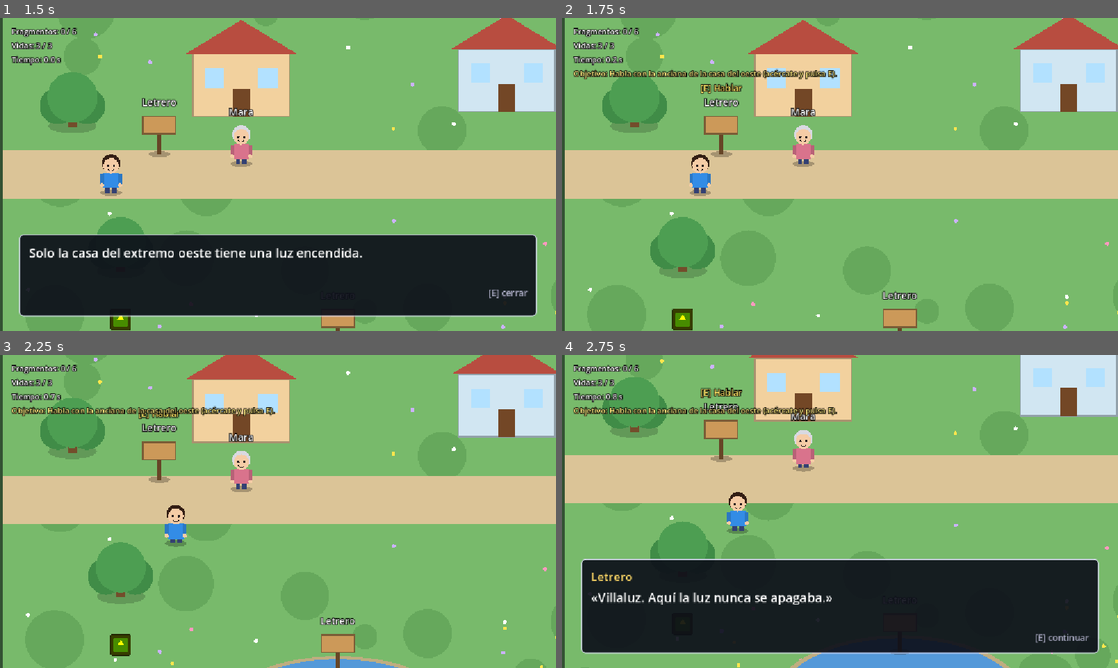
Above: before the commit, frames 1-4 (two rows, left to right).
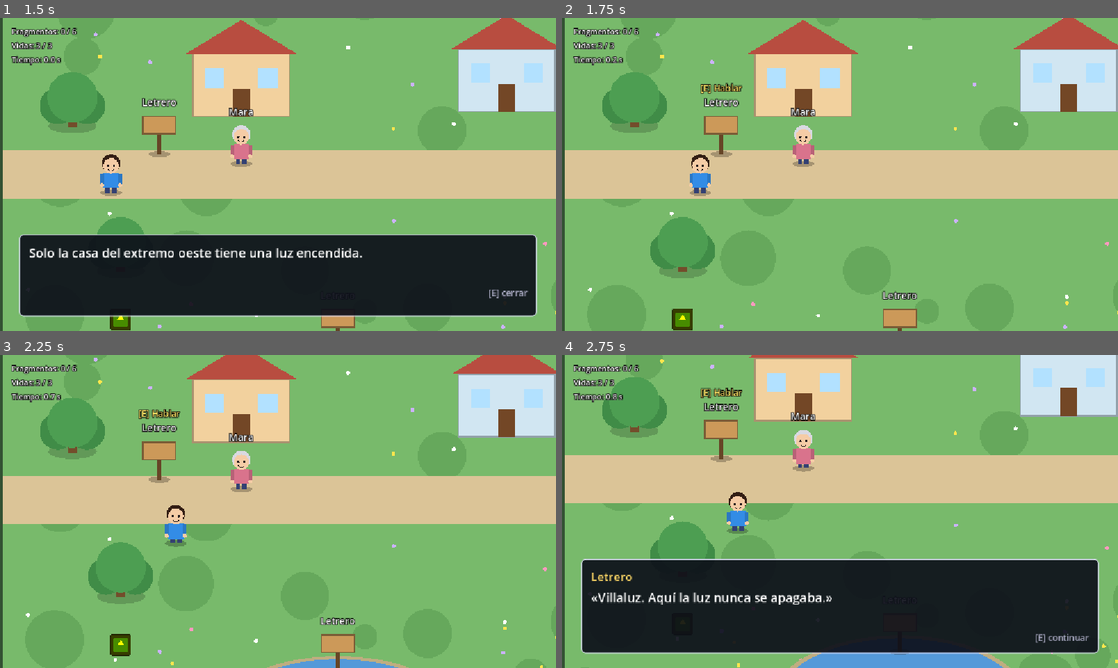
Above: after the commit, the same moments.

Repository: JJRO451/errant
Game: Godot game, scene res://scenes/main_menu.tscn
Same seed, same stepped clock (60 frames per second), same inputs: the game is played once before the commit and once after it. The engine's default icon, where the game draws it, is replaced by a stand-in: a white triangle on a blue panel in a dark square.
Inputs (mouse positions are in pixels of both pictures, inside the frame that each line leads up to):
- Up to frame 1 (1.5 s): click "Jugar" at 0.5 s; tap Enter (ui_accept) at 1.25 s; move the mouse to (400, 158) at 1.27 s; hold D (move_right) from 1.28 s (still down); hold E (interact) from 1.28 s (still down); click (400, 158) at 1.42 s
- Up to frame 2 (1.75 s): keep holding D (move_right); keep holding E (interact); tap Enter (ui_accept) at 1.52, 1.55 s
- Up to frame 3 (2.25 s): tap Enter (ui_accept) at 1.82, 2.1 s; move the mouse to (166, 527) at 2.02 s; release D (move_right) at 2.03 s; release E (interact) at 2.03 s; hold S (move_down) from 2.03 s (still down)
- Up to frame 4 (2.75 s): keep holding S (move_down); tap Enter (ui_accept) at 2.27, 2.57 s; tap E (interact) at 2.3 s

Frame 1 is identical in both runs. In frame 2, 0.9% of the frame differs, in the area x 2-50%, y 16-20%; in frame 3, 0.9%; in frame 4, 0.9%.
Error after the commit: Invalid assignment of property or key 'visible' with value of type 'bool' on a base object of type 'null instance'. (res://main.gd:199)

Commit message:
Add files via upload

Diff:
--- a/historymode/main.gd
+++ b/historymode/main.gd
@@ -196,7 +196,7 @@
 
 
 func _update_objective_label() -> void:
-	objective_label.visible = Story.objective != ""
+	objective_label.visible = Story.objective != "true"
 	objective_label.text = "Objetivo: %s" % Story.objective
 
 
--- a/historymode/project.godot
+++ b/historymode/project.godot
@@ -22,28 +22,62 @@
 
 [input]
 
+ui_accept={
+"deadzone": 0.5,
+"events": [Object(InputEventKey,"resource_local_to_scene":false,"resource_name":"","device":16,"window_id":0,"alt_pressed":false,"shift_pressed":false,"ctrl_pressed":false,"meta_pressed":false,"pressed":false,"keycode":4194309,"physical_keycode":0,"key_label":0,"unicode":0,"location":0,"echo":false,"script":null)
+, Object(InputEventKey,"resource_local_to_scene":false,"resource_name":"","device":16,"window_id":0,"alt_pressed":false,"shift_pressed":false,"ctrl_pressed":false,"meta_pressed":false,"pressed":false,"keycode":4194310,"physical_keycode":0,"key_label":0,"unicode":0,"location":0,"echo":false,"script":null)
+, Object(InputEventKey,"resource_local_to_scene":false,"resource_name":"","device":16,"window_id":0,"alt_pressed":false,"shift_pressed":false,"ctrl_pressed":false,"meta_pressed":false,"pressed":false,"keycode":32,"physical_keycode":0,"key_label":0,"unicode":32,"location":0,"echo":false,"script":null)
+, Object(InputEventJoypadButton,"resource_local_to_scene":false,"resource_name":"","device":-1,"button_index":0,"pressure":0.0,"pressed":true,"script":null)
+]
+}
+ui_cancel={
+"deadzone": 0.5,
+"events": [Object(InputEventKey,"resource_local_to_scene":false,"resource_name":"","device":16,"window_id":0,"alt_pressed":false,"shift_pressed":false,"ctrl_pressed":false,"meta_pressed":false,"pressed":false,"keycode":4194305,"physical_keycode":0,"key_label":0,"unicode":0,"location":0,"echo":false,"script":null)
+, Object(InputEventJoypadButton,"resource_local_to_scene":false,"resource_name":"","device":-1,"button_index":6,"pressure":0.0,"pressed":true,"script":null)
+]
+}
+ui_close_dialog={
+"deadzone": 0.5,
+"events": [Object(InputEventKey,"resource_local_to_scene":false,"resource_name":"","device":16,"window_id":0,"alt_pressed":false,"shift_pressed":false,"ctrl_pressed":false,"meta_pressed":false,"pressed":false,"keycode":4194305,"physical_keycode":0,"key_label":0,"unicode":0,"location":0,"echo":false,"script":null)
+, Object(InputEventJoypadButton,"resource_local_to_scene":false,"resource_name":"","device":-1,"button_index":1,"pressure":0.0,"pressed":true,"script":null)
+]
+}
 move_left={
 "deadzone": 0.2,
 "events": [Object(InputEventKey,"resource_local_to_scene":false,"resource_name":"","device":-1,"window_id":0,"alt_press …(191 unchanged characters)…
 , Object(InputEventKey,"resource_local_to_scene":false,"resource_name":"","device":-1,"window_id":0,"alt_pressed":false …(186 unchanged characters)…
+, Object(InputEventJoypadButton,"resource_local_to_scene":false,"resource_name":"","device":-1,"button_index":13,"pressure":0.0,"pressed":true,"script":null)
+, Object(InputEventJoypadMotion,"resource_local_to_scene":false,"resource_name":"","device":-1,"axis":0,"axis_value":-1.0,"script":null)
 ]
 }
 move_right={
 "deadzone": 0.2,
 "events": [Object(InputEventKey,"resource_local_to_scene":false,"resource_name":"","device":-1,"window_id":0,"alt_press …(192 unchanged characters)…
 , Object(InputEventKey,"resource_local_to_scene":false,"resource_name":"","device":-1,"window_id":0,"alt_pressed":false …(186 unchanged characters)…
+, Object(InputEventJoypadButton,"resource_local_to_scene":false,"resource_name":"","device":-1,"button_index":14,"pressure":0.0,"pressed":true,"script":null)
+, Object(InputEventJoypadMotion,"resource_local_to_scene":false,"resource_name":"","device":-1,"axis":0,"axis_value":1.0,"script":null)
 ]
 }
 move_up={
 "deadzone": 0.2,
 "events": [Object(InputEventKey,"resource_local_to_scene":false,"resource_name":"","device":-1,"window_id":0,"alt_press …(192 unchanged characters)…
 , Object(InputEventKey,"resource_local_to_scene":false,"resource_name":"","device":-1,"window_id":0,"alt_pressed":false …(186 unchanged characters)…
+, Object(InputEventJoypadButton,"resource_local_to_scene":false,"resource_name":"","device":-1,"button_index":11,"pressure":0.0,"pressed":true,"script":null)
+, Object(InputEventJoypadMotion,"resource_local_to_scene":false,"resource_name":"","device":-1,"axis":1,"axis_value":-1.0,"script":null)
 ]
 }
 move_down={
 "deadzone": 0.2,
 "events": [Object(InputEventKey,"resource_local_to_scene":false,"resource_name":"","device":-1,"window_id":0,"alt_press …(192 unchanged characters)…
 , Object(InputEventKey,"resource_local_to_scene":false,"resource_name":"","device":-1,"window_id":0,"alt_pressed":false …(186 unchanged characters)…
+, Object(InputEventJoypadButton,"resource_local_to_scene":false,"resource_name":"","device":-1,"button_index":12,"pressure":0.0,"pressed":true,"script":null)
+, Object(InputEventJoypadMotion,"resource_local_to_scene":false,"resource_name":"","device":-1,"axis":1,"axis_value":1.0,"script":null)
+]
+}
+interact={
+"deadzone": 0.2,
+"events": [Object(InputEventKey,"resource_local_to_scene":false,"resource_name":"","device":-1,"window_id":0,"alt_pressed":false,"shift_pressed":false,"ctrl_pressed":false,"meta_pressed":false,"pressed":false,"keycode":0,"physical_keycode":69,"key_label":0,"unicode":101,"location":0,"echo":false,"script":null)
+, Object(InputEventJoypadButton,"resource_local_to_scene":false,"resource_name":"","device":-1,"button_index":2,"pressure":0.0,"pressed":true,"script":null)
 ]
 }
 
--- a/historymode/scenes/main.tscn
+++ b/historymode/scenes/main.tscn
@@ -141,6 +141,17 @@
 [node name="CollisionShape2D" type="CollisionShape2D" parent="Player" unique_id=318919088]
 shape = SubResource("RectangleShape2D_player")
 
+[node name="ObjectiveLabel" type="Label" parent="Player/CollisionShape2D" unique_id=1345030270]
+visible = false
+offset_left = -206.0
+offset_top = -747.0
+offset_right = 870.0
+offset_bottom = -724.0
+theme_override_colors/font_color = Color(1, 0.92, 0.5, 1)
+theme_override_colors/font_outline_color = Color(0, 0, 0, 1)
+theme_override_constants/outline_size = 6
+text = "Objetivo:"
+
 [node name="Camera2D" type="Camera2D" parent="Player" unique_id=1258765812]
 process_mode = 3
 position_smoothing_enabled = true
@@ -174,14 +185,3 @@
 theme_override_colors/font_outline_color = Color(0, 0, 0, 1)
 theme_override_constants/outline_size = 6
 text = "Tiempo: 0.0 s"
-
-[node name="ObjectiveLabel" type="Label" parent="HUD" unique_id=1345030270]
-visible = false
-offset_left = 24.0
-offset_top = 103.0
-offset_right = 1100.0
-offset_bottom = 126.0
-theme_override_colors/font_color = Color(1, 0.92, 0.5, 1)
-theme_override_colors/font_outline_color = Color(0, 0, 0, 1)
-theme_override_constants/outline_size = 6
-text = "Objetivo:"
--- a/historymode/ui/pause_menu.gd
+++ b/historymode/ui/pause_menu.gd
@@ -4,7 +4,7 @@
 ## Sirve como menú de pausa (Esc) y como pantalla de victoria.
 ## Se construye por código, así que no necesita escena propia.
 
-const MAIN_MENU_SCENE := "res://ui/main_menu.tscn"
+const MAIN_MENU_SCENE := "res://scenes/main_menu.tscn"
 
 var _root: Control
 var _title: Label
